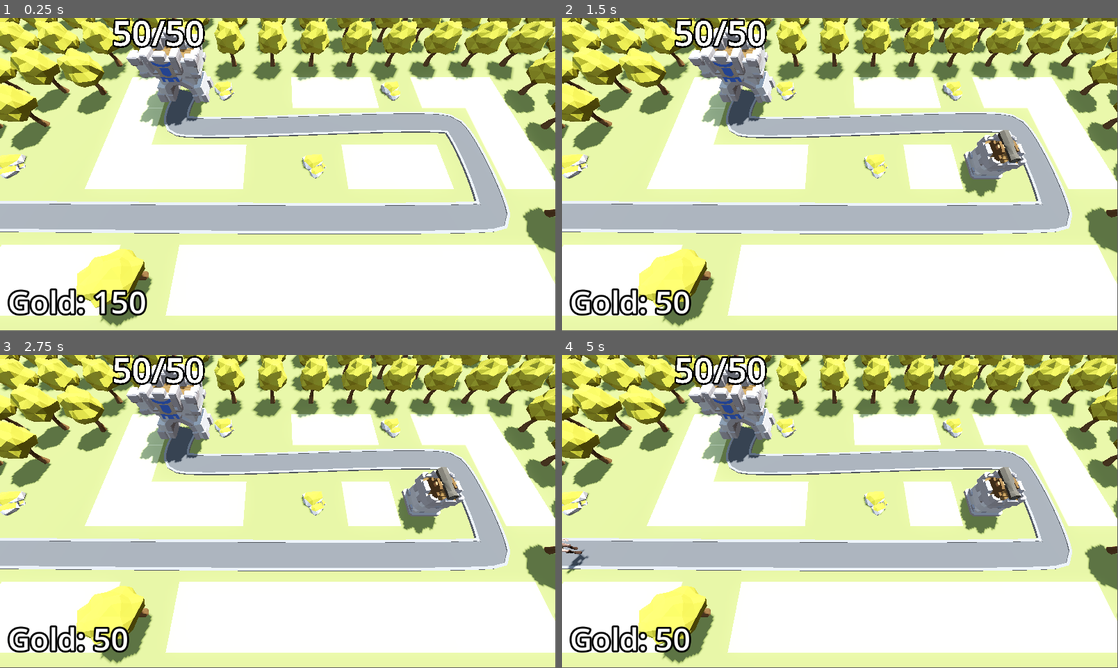
Above: before the commit, frames 1-4 (two rows, left to right).
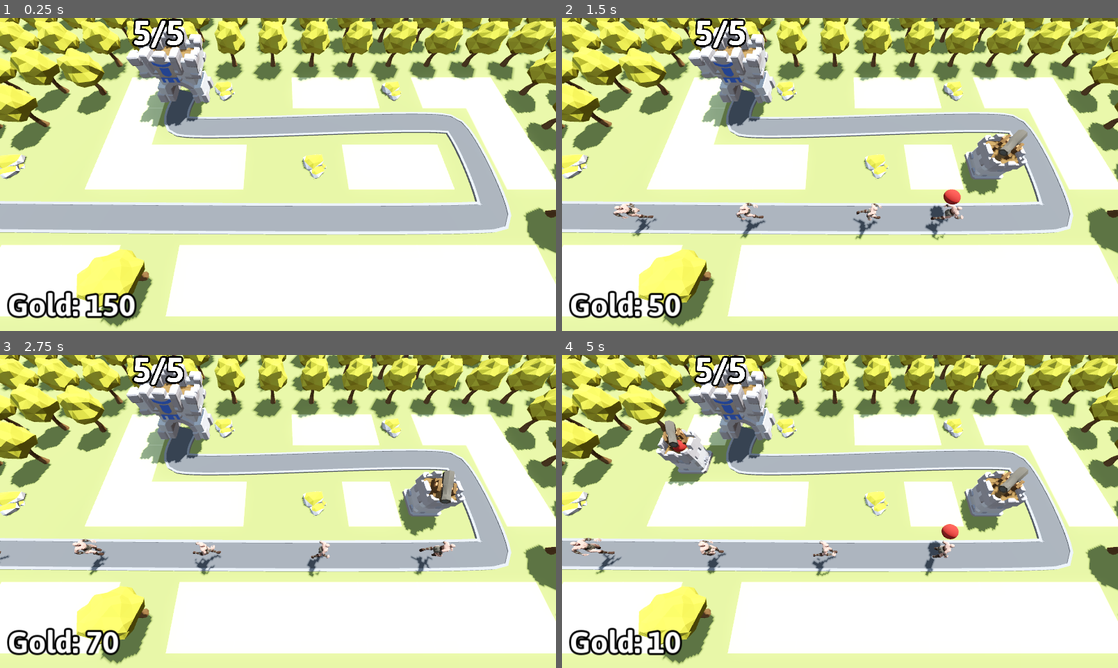
Above: after the commit, the same moments.

Repository: beltranbot/barbarian-blaster
Game: Godot game, scene res://BaseLevel.tscn
Two runs of this game, one before a commit and one after it. Both use one fixed random seed, a clock stepped at 60 frames per second and the inputs below.
Inputs (mouse positions are in pixels of both pictures, inside the frame that each line leads up to):
- Up to frame 1 (0.25 s): no input
- Up to frame 2 (1.5 s): move the mouse to (962, 158) at 0.52 s; press the mouse at (962, 158) at 0.53 s; move the mouse to (728, 190) at 1.27 s; release the mouse at (728, 190) at 1.28 s; click (728, 190) at 1.35 s
- Up to frame 3 (2.75 s): move the mouse to (333, 442) at 2.02 s; press the mouse at (333, 442) at 2.03 s
- Up to frame 4 (5 s): move the mouse to (812, 574) at 2.77 s; release the mouse at (812, 574) at 2.78 s; click (812, 574) at 2.85 s; move the mouse to (1006, 558) at 3.52 s; press the mouse at (1006, 558) at 3.53 s; move the mouse to (673, 464) at 4.27 s; release the mouse at (673, 464) at 4.28 s; click (673, 464) at 4.35 s
In our replay, the window is 799x449 before the commit and 800x450 after it. These sizes can differ from the game's own. Grey fills any space a smaller window leaves; there, only what the larger window draws over its background counts as a difference.

The runs differ from the first frame. In frame 1, 7.2% of the frame differs, in the area x 0-100%, y 0-99%; in frame 2, 8.6%; in frame 3, 8.3%; in frame 4, 10%.

Commit message:
3.33 Polish and Balance

Diff:
--- a/Base/base.tscn
+++ b/Base/base.tscn
@@ -1,7 +1,8 @@
-[gd_scene load_steps=3 format=3 uid="uid://by5sitr0s0qa7"]
+[gd_scene load_steps=4 format=3 uid="uid://by5sitr0s0qa7"]
 
 [ext_resource type="Script" path="res://Base/base.gd" id="1_1fkth"]
 [ext_resource type="PackedScene" uid="uid://dpr8epwguoj6h" path="res://Assets/Base.glb" id="2_kcarm"]
+[ext_resource type="FontFile" uid="uid://daww5154rvxd7" path="res://Assets/Asap/static/Asap-Bold.ttf" id="2_s08q2"]
 
 [node name="Base" type="Node3D" groups=["base"]]
 script = ExtResource("1_1fkth")
@@ -10,6 +11,7 @@
 transform = Transform3D(1, 0, 0, 0, 1, 0, 0, 0, 1, 0, 5.5, 0)
 billboard = 1
 text = "5"
+font = ExtResource("2_s08q2")
 font_size = 500
 outline_size = 100
 
--- a/BaseLevel.tscn
+++ b/BaseLevel.tscn
@@ -8,6 +8,7 @@
 [ext_resource type="Script" path="res://turrent_manager.gd" id="5_jj6vh"]
 [ext_resource type="PackedScene" uid="uid://cwppyqc45wki7" path="res://Turret/turret.tscn" id="6_4kuqe"]
 [ext_resource type="Script" path="res://bank.gd" id="8_eym5f"]
+[ext_resource type="FontFile" uid="uid://daww5154rvxd7" path="res://Assets/Asap/static/Asap-Bold.ttf" id="8_ns40x"]
 [ext_resource type="PackedScene" uid="uid://chofskm4l50r1" path="res://DifficultyManager/difficulty_manager.tscn" id="9_8owoa"]
 [ext_resource type="PackedScene" uid="uid://dwrmuqlel0jss" path="res://UserInterface/victory_layer.tscn" id="10_3nnhw"]
 
@@ -36,6 +37,9 @@
 
 [sub_resource type="StandardMaterial3D" id="StandardMaterial3D_f3hox"]
 albedo_color = Color(0.360784, 0.360784, 0.360784, 1)
+
+[sub_resource type="Theme" id="Theme_8hgou"]
+default_font = ExtResource("8_ns40x")
 
 [sub_resource type="LabelSettings" id="LabelSettings_ircpx"]
 font_size = 64
@@ -121,7 +125,6 @@
 
 [node name="Base" parent="." instance=ExtResource("3_w1b3w")]
 transform = Transform3D(1, 0, 0, 0, 1, 0, 0, 0, 1, -10, 0, -6)
-max_health = 50
 
 [node name="TurrentManager" type="Node3D" parent="." node_paths=PackedStringArray("enemy_path")]
 script = ExtResource("5_jj6vh")
@@ -135,6 +138,7 @@
 grow_horizontal = 2
 grow_vertical = 2
 mouse_filter = 2
+theme = SubResource("Theme_8hgou")
 theme_override_constants/margin_left = 16
 theme_override_constants/margin_top = 16
 theme_override_constants/margin_right = 16
@@ -149,6 +153,7 @@
 label_settings = SubResource("LabelSettings_ircpx")
 
 [node name="DifficultyManager" parent="." instance=ExtResource("9_8owoa")]
+game_length = 180.0
 
 [node name="VictoryLayer" parent="." instance=ExtResource("10_3nnhw")]
 visible = false
--- a/DifficultyManager/difficulty_manager.gd
+++ b/DifficultyManager/difficulty_manager.gd
@@ -9,6 +9,7 @@
 
 func _ready() -> void:
 	timer.start(game_length)
+	Engine.time_scale = 10
 
 func game_progress_ratio() -> float:
 	return 1.0 - (timer.time_left / game_length)
--- a/DifficultyManager/difficulty_manager.tscn
+++ b/DifficultyManager/difficulty_manager.tscn
@@ -4,14 +4,14 @@
 
 [sub_resource type="Curve" id="Curve_ckvbt"]
 min_value = 0.25
-max_value = 2.0
-_data = [Vector2(0, 2), 0.0, -1.75, 0, 1, Vector2(1, 0.25), -1.75, 0.0, 1, 0]
-point_count = 2
+max_value = 3.0
+_data = [Vector2(0, 3), 0.0, 0.250393, 0, 0, Vector2(0.201149, 3), 0.0, 0.0, 0, 0, Vector2(1, 0.25), -3.44245, 0.0, 1, 0]
+point_count = 3
 
 [sub_resource type="Curve" id="Curve_4q0jq"]
 min_value = 10.0
 max_value = 150.0
-_data = [Vector2(0, 10), 0.0, 140.0, 0, 1, Vector2(1, 150), 140.0, 0.0, 1, 0]
+_data = [Vector2(0.218391, 46.7303), 0.0, 132.124, 0, 1, Vector2(1, 150), 132.124, 0.0, 1, 0]
 point_count = 2
 
 [node name="DifficultyManager" type="Node"]
--- a/Turret/projectile.gd
+++ b/Turret/projectile.gd
@@ -3,6 +3,7 @@
 var direction: Vector3 = Vector3.FORWARD
 
 @export var speed: float = 30.0
+@export var damage: float = 25
 
 func _physics_process(delta: float) -> void:
 	position += direction * speed * delta
@@ -14,5 +15,5 @@
 
 func _on_area_entered(area: Area3D) -> void:
 	if area.is_in_group("enemy_area"):
-		area.get_parent().current_health -= 25
+		area.get_parent().current_health -= damage
 		queue_free()
--- a/UserInterface/victory_layer.tscn
+++ b/UserInterface/victory_layer.tscn
@@ -1,7 +1,11 @@
-[gd_scene load_steps=4 format=3 uid="uid://dwrmuqlel0jss"]
+[gd_scene load_steps=6 format=3 uid="uid://dwrmuqlel0jss"]
 
 [ext_resource type="Script" path="res://UserInterface/victory_layer.gd" id="1_3pfet"]
+[ext_resource type="FontFile" uid="uid://daww5154rvxd7" path="res://Assets/Asap/static/Asap-Bold.ttf" id="2_2q85b"]
 [ext_resource type="Texture2D" uid="uid://dre1rwxwmjq1l" path="res://Assets/star.png" id="2_5laxp"]
+
+[sub_resource type="Theme" id="Theme_8hgou"]
+default_font = ExtResource("2_2q85b")
 
 [sub_resource type="LabelSettings" id="LabelSettings_7uuao"]
 font_size = 96
@@ -23,6 +27,7 @@
 anchor_bottom = 1.0
 grow_horizontal = 2
 grow_vertical = 2
+theme = SubResource("Theme_8hgou")
 
 [node name="PanelContainer" type="PanelContainer" parent="CenterContainer"]
 custom_minimum_size = Vector2(400, 400)
@@ -71,6 +76,7 @@
 
 [node name="SurvivedLabel" type="Label" parent="CenterContainer/PanelContainer/VBoxContainer"]
 unique_name_in_owner = true
+visible = false
 layout_mode = 2
 text = "Survived +1"
 horizontal_alignment = 1
@@ -91,6 +97,7 @@
 
 [node name="HBoxContainer" type="HBoxContainer" parent="CenterContainer/PanelContainer/VBoxContainer"]
 layout_mode = 2
+size_flags_vertical = 10
 
 [node name="RetryButton" type="Button" parent="CenterContainer/PanelContainer/VBoxContainer/HBoxContainer"]
 layout_mode = 2
--- a/project.godot
+++ b/project.godot
@@ -15,6 +15,10 @@
 config/features=PackedStringArray("4.3", "Forward Plus")
 config/icon="res://icon.svg"
 
+[display]
+
+window/stretch/mode="canvas_items"
+
 [input]
 
 click={
@@ -22,3 +26,7 @@
 "events": [Object(InputEventMouseButton,"resource_local_to_scene":false,"resource_name":"","device":-1,"window_id":0,"a …(258 unchanged characters)…
 ]
 }
+
+[rendering]
+
+anti_aliasing/quality/msaa_3d=2
Binary file added: Assets/Asap/Asap-Italic-VariableFont_wdth,wght.ttf
Not shown, added: Assets/Asap/Asap-Italic-VariableFont_wdth,wght.ttf.import
Binary file added: Assets/Asap/Asap-VariableFont_wdth,wght.ttf
Not shown, added: Assets/Asap/Asap-VariableFont_wdth,wght.ttf.import
Not shown, added: Assets/Asap/OFL.txt
Not shown, added: Assets/Asap/README.txt
Binary file added: Assets/Asap/static/Asap-Black.ttf
Not shown, added: Assets/Asap/static/Asap-Black.ttf.import
Binary file added: Assets/Asap/static/Asap-BlackItalic.ttf
Not shown, added: Assets/Asap/static/Asap-BlackItalic.ttf.import
Binary file added: Assets/Asap/static/Asap-Bold.ttf
Not shown, added: Assets/Asap/static/Asap-Bold.ttf.import
(and 176 more such lines)
